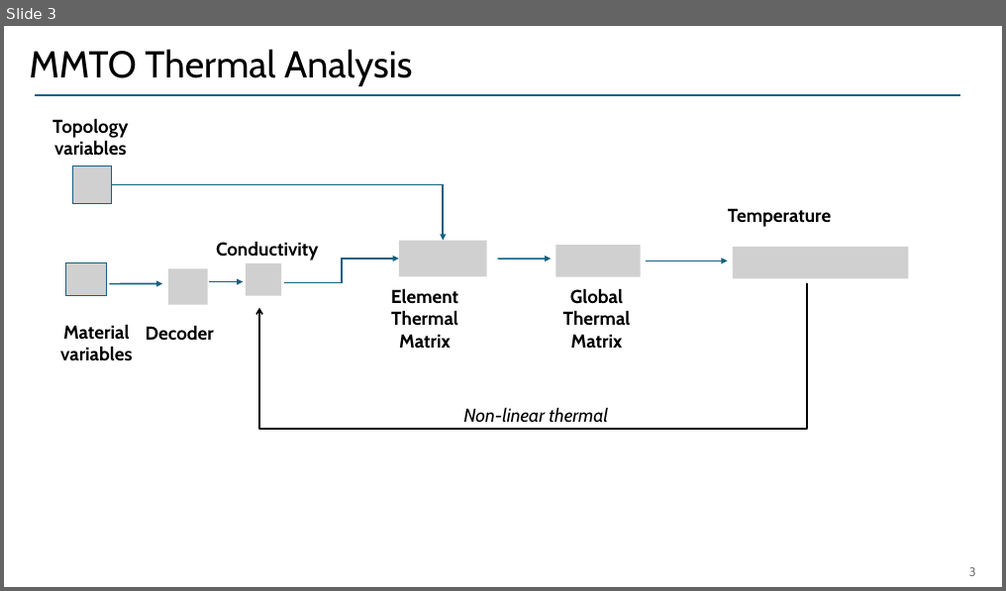
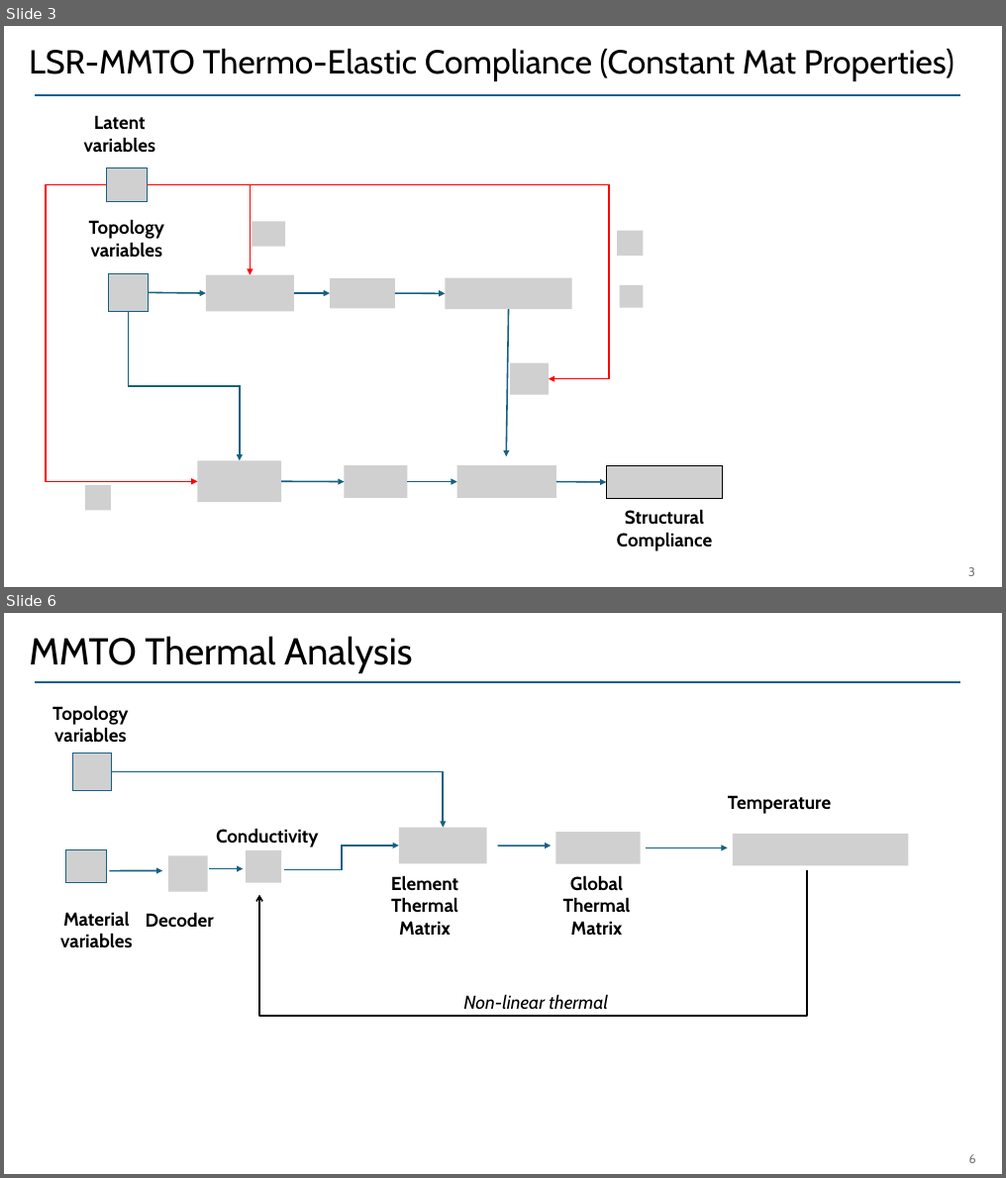
Before and after one commit to UW-ERSL/METALS, a slide deck: Slides/MMTOSensitivities.pptx. Shown one above the other, each under a label of ours: slide 3 before the commit, slides 3 and 6 after it; the slides between them are not shown. The pictures are 1006x591 and 1006x1178 pixels, drawn with LibreOffice and Linux fonts; fonts in the diff are those of the drawing; grey boxes stand for pictures. Boxes give left, top, right and bottom in pixels: in the first picture for what was removed or moved away, otherwise in the second. Text is boxed around its words. In the diff, an @@ line names an element or a change of style, - is before the commit and + after.

```diff
--- a/Slides/MMTOSensitivities.pptx
+++ b/Slides/MMTOSensitivities.pptx
@@ slide 3 added at bbox=[4, 26, 1002, 587], background #FFFFFF; not listed: 1 template element that a slide beside it also shows @@
@@ text added at bbox=[29, 48, 954, 81], 32 pt, text #000000 @@
+LSR-MMTO Thermo-Elastic Compliance (Constant Mat Properties)
@@ text added at bbox=[84, 115, 155, 153], 18 pt, text #000000, bold @@
+Latent variables
@@ picture added at bbox=[106, 169, 147, 201] @@
@@ elbow arrow added from (106, 184) to (197, 482), #FF0000 1.5 pt @@
@@ elbow arrow added from (147, 184) to (250, 275), #FF0000 1.5 pt @@
@@ elbow arrow added from (147, 184) to (548, 379), #FF0000 1.5 pt @@
@@ text added at bbox=[89, 219, 164, 258], 18 pt, text #000000, bold @@
+Topology variables
@@ picture added at bbox=[252, 221, 285, 247] @@
@@ picture added at bbox=[617, 230, 643, 256] @@
@@ picture added at bbox=[109, 274, 148, 311] @@
@@ arrow added from (148, 292) to (206, 293), #156082 1.5 pt @@
@@ picture added at bbox=[206, 275, 294, 312] @@
@@ picture added at bbox=[330, 278, 395, 308] @@
@@ picture added at bbox=[445, 278, 572, 310] @@
@@ picture added at bbox=[620, 285, 643, 307] @@
@@ elbow arrow added from (129, 311) to (239, 461), #156082 1.5 pt @@
@@ arrow added from (294, 293) to (330, 293), #156082 1.5 pt @@
@@ arrow added from (395, 293) to (445, 294), #156082 1.5 pt @@
@@ arrow added from (509, 310) to (506, 458), #156082 1.5 pt @@
@@ picture added at bbox=[510, 364, 548, 395] @@
@@ picture added at bbox=[197, 461, 281, 503] @@
@@ picture added at bbox=[344, 467, 407, 498] @@
@@ picture added at bbox=[456, 467, 556, 498] @@
@@ picture added at bbox=[607, 467, 723, 498] @@
@@ picture added at bbox=[85, 485, 110, 511] @@
@@ arrow added from (281, 482) to (344, 482), #156082 1.5 pt @@
@@ arrow added from (408, 482) to (456, 482), #156082 1.5 pt @@
@@ arrow added from (556, 482) to (607, 482), #156082 1.5 pt @@
@@ text added at bbox=[617, 509, 713, 552], 18 pt, text #000000, bold @@
+Structural Compliance
@@ page number added at bbox=[968, 568, 975, 576], 12 pt, text #797979 @@
+3
@@ what was slide 3 is now slide 6 @@
@@ page number at bbox=[969, 1155, 976, 1163]: text changed @@
-3
+6
```
Also in this commit, not shown: 2 slides changed, 2 other slides added, 11 other files.
